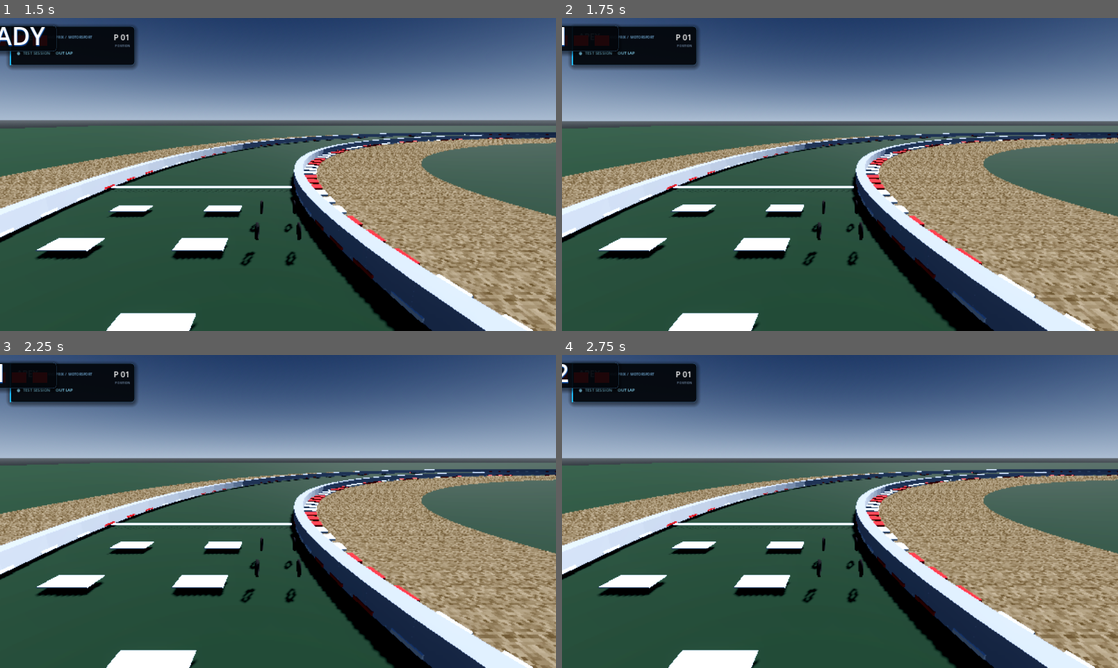
Above: before the commit, frames 1-4 (two rows, left to right).
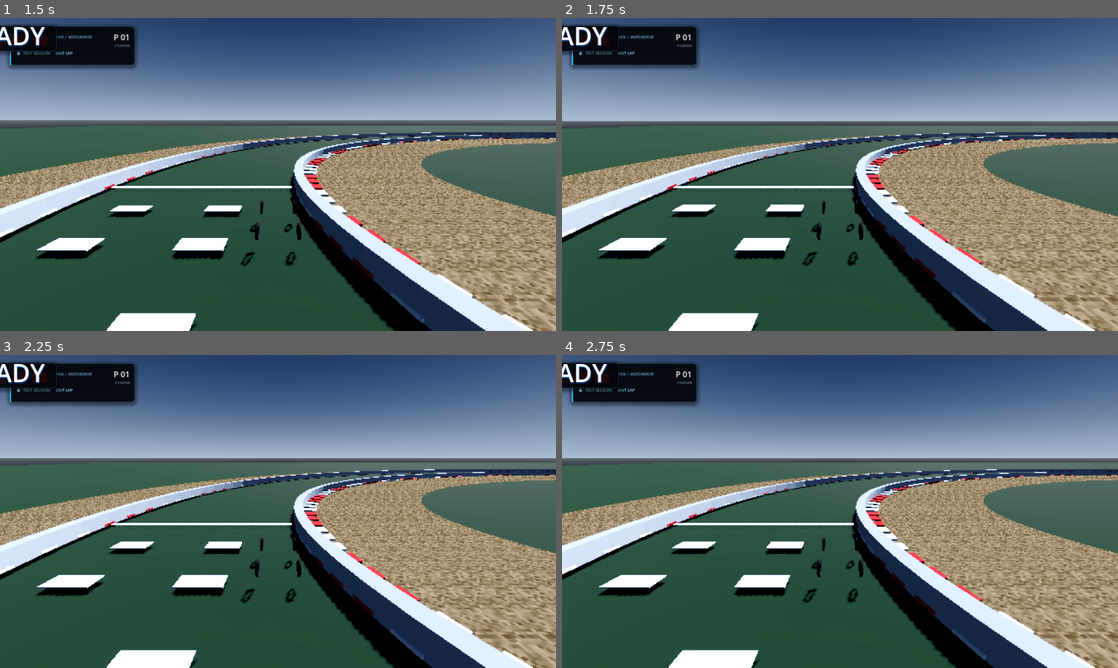
Above: after the commit, the same moments.

Repository: painopro123456-lang/Apex-Grand-Prix-
Game: Godot game, scene res://scenes/main.tscn
Two runs of this game, one before a commit and one after it. Both use one fixed random seed, a clock stepped at 60 frames per second and the inputs below.
Inputs:
- Up to frame 1 (1.5 s): click "ENTER RACE WEEKEND" at 0.5 s; hold D (steer_right) from 1.28 s (still down); hold F (drs) from 1.28 s (still down)
- Up to frame 2 (1.75 s): keep holding D (steer_right); keep holding F (drs)
- Up to frame 3 (2.25 s): release D (steer_right) at 2.03 s; release F (drs) at 2.03 s; hold S (brake) from 2.03 s (still down); tap E (ers_deploy) at 2.1 s
- Up to frame 4 (2.75 s): keep holding S (brake)

Frame 1 is identical in both runs. In frame 2, 0.3% of the frame differs, in the area x 0-9%, y 2-10%; in frame 3, 0.3%; in frame 4, 0.3%.

Commit message:
Implement F1-style five red lights and lights-out start

Diff:
--- a/scripts/main.gd
+++ b/scripts/main.gd
@@ -15,6 +15,7 @@
 var start_lights: Array[ColorRect] = []
 var countdown_step: int = -1
 var countdown_timer: float = 0.0
+var lights_out_delay: float = 0.0
 var race_started: bool = false
 var race_time: float = 0.0
 var lap_number: int = 0
@@ -315,27 +316,33 @@
 func _begin_start_sequence() -> void:
 	countdown_step = 0
 	countdown_timer = 0.0
+	lights_out_delay = randf_range(0.8, 2.8)
 	countdown_label.text = "READY"
+	for light in start_lights:
+		light.color = Color(0.12, 0.025, 0.035)
 
 func _update_start_sequence(delta: float) -> void:
 	if race_started or countdown_step < 0:
 		return
 	countdown_timer += delta
-	if countdown_timer < 1.0:
-		return
-	countdown_timer = 0.0
-	countdown_step += 1
-	if countdown_step <= 5:
+	if countdown_step < 5:
+		if countdown_timer < 1.0:
+			return
+		countdown_timer -= 1.0
+		countdown_step += 1
 		start_lights[countdown_step - 1].color = Color(0.95, 0.035, 0.045)
-		countdown_label.text = str(countdown_step)
-	else:
-		for light in start_lights:
-			light.color = Color(0.16, 0.95, 0.48)
-		countdown_label.text = "GO!"
-		status_label.text = "RACE SESSION  •  LIGHTS OUT"
-		race_started = true
-		race_time = 0.0
-		car.set_physics_process(true)
+		if countdown_step == 5:
+			status_label.text = "START PROCEDURE  /  HOLD"
+		return
+	if countdown_timer < lights_out_delay:
+		return
+	for light in start_lights:
+		light.color = Color(0.12, 0.025, 0.035)
+	countdown_label.text = "LIGHTS OUT"
+	status_label.text = "RACE SESSION  •  LIGHTS OUT"
+	race_started = true
+	race_time = 0.0
+	car.set_physics_process(true)
 
 func _update_hud(delta: float) -> void:
 	if car == null:
